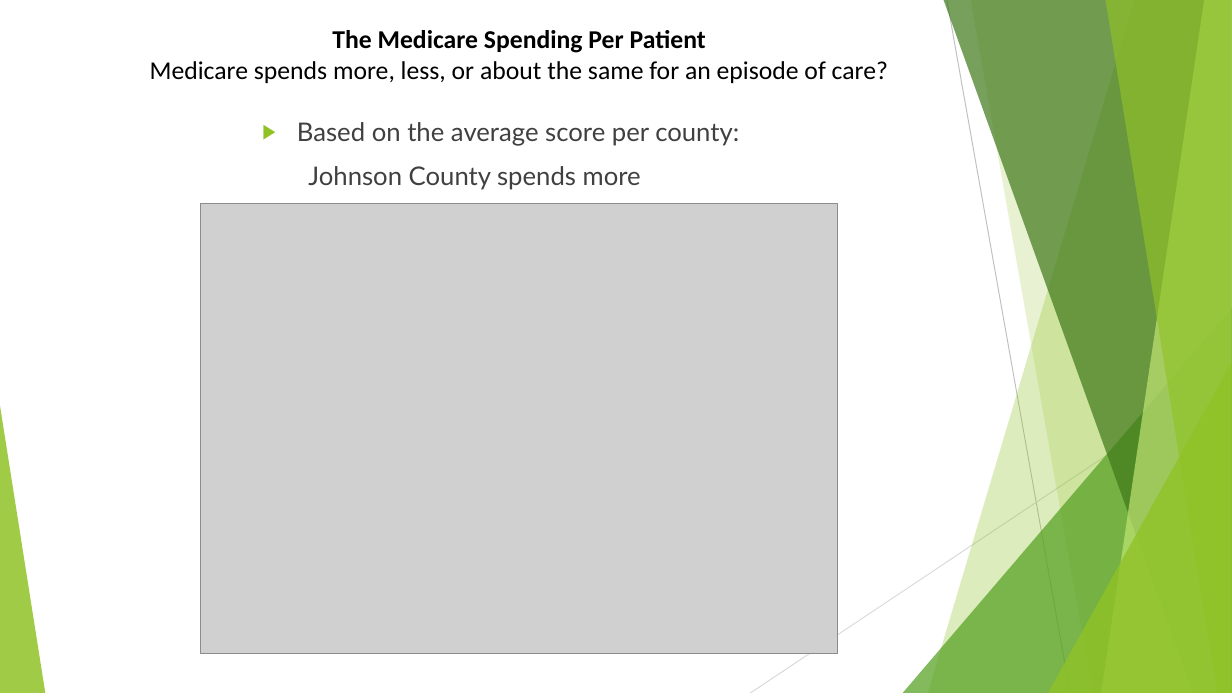
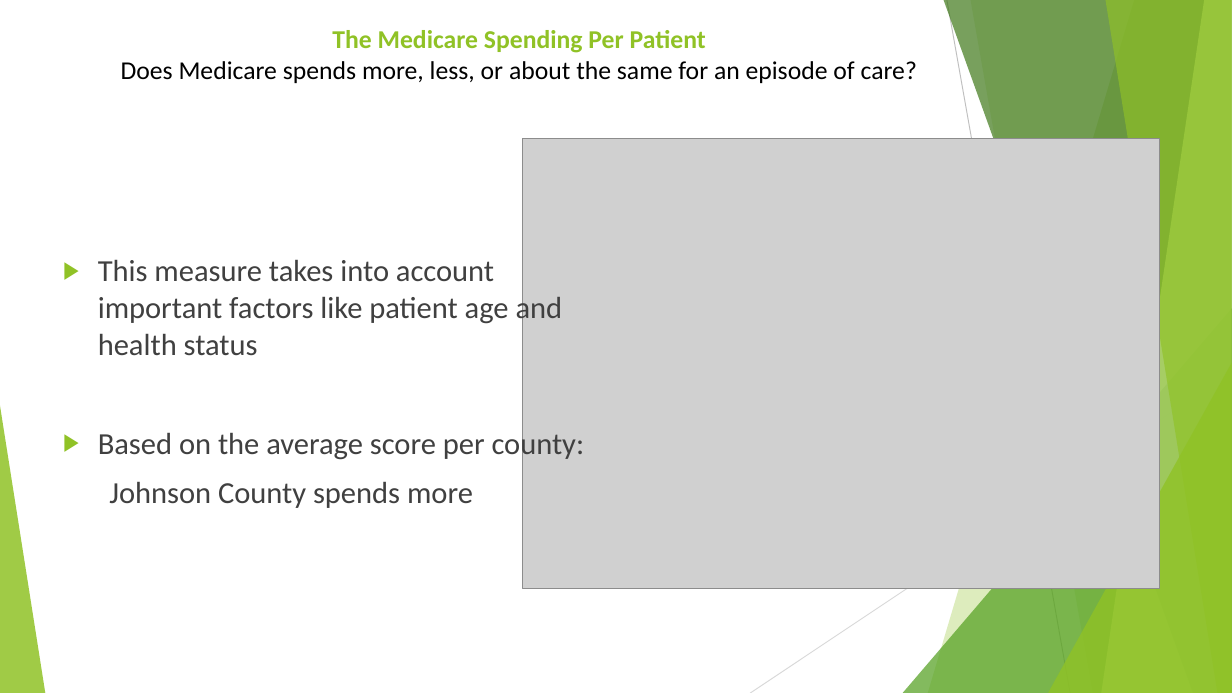
Before and after one commit to TedMur/SnakeBait, a slide deck: slide 9 of SnakeBitePresentation.pptx. Drawn at 1232x693 pixels with LibreOffice and Linux fonts; fonts in the diff are those of the drawing; grey boxes stand for pictures. Boxes give left, top, right and bottom in pixels: in the first picture for what was removed or moved away, otherwise in the second. Text is boxed around its words. In the diff, an @@ line names an element or a change of style, - is before the commit and + after.

```diff
--- a/SnakeBitePresentation.pptx
+++ b/SnakeBitePresentation.pptx
@@ text at [332, 30, 706, 53]: text colour #000000 to #90C226 in "The Medicare Spending Per Patient" @@
@@ text at [121, 61, 917, 83]: text changed @@
-Medicare spends more, less, or about the same for an episode of care?
+Does Medicare spends more, less, or about the same for an episode of care?
@@ picture: place and size @@
-picture at [201, 204, 838, 653]
+picture at [522, 139, 1160, 588]
@@ text "This measure takes into account ...": place and size @@
-text "This measure takes into account ..." at [297, 122, 739, 190]
+text "This measure takes into account ..." at [98, 259, 585, 508]
@@ text at [98, 259, 563, 355]: paragraph added @@
+▶ This measure takes into account important factors like patient age and health status
@@ text at [98, 428, 585, 508]: size 20 to 23.8 pt, font Lato to Calibri in "Based on the average score per county:", "Johnson County spends more" @@
```
Also in this commit, not shown: 9 other slides changed.
